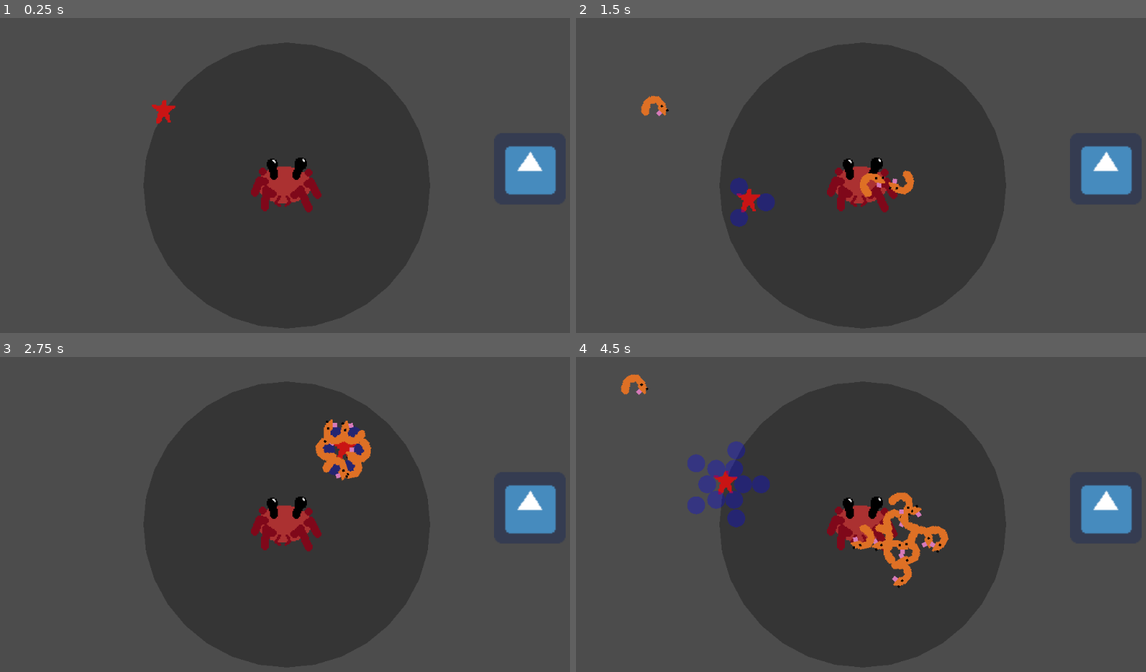
Above: before the commit, frames 1-4 (two rows, left to right).
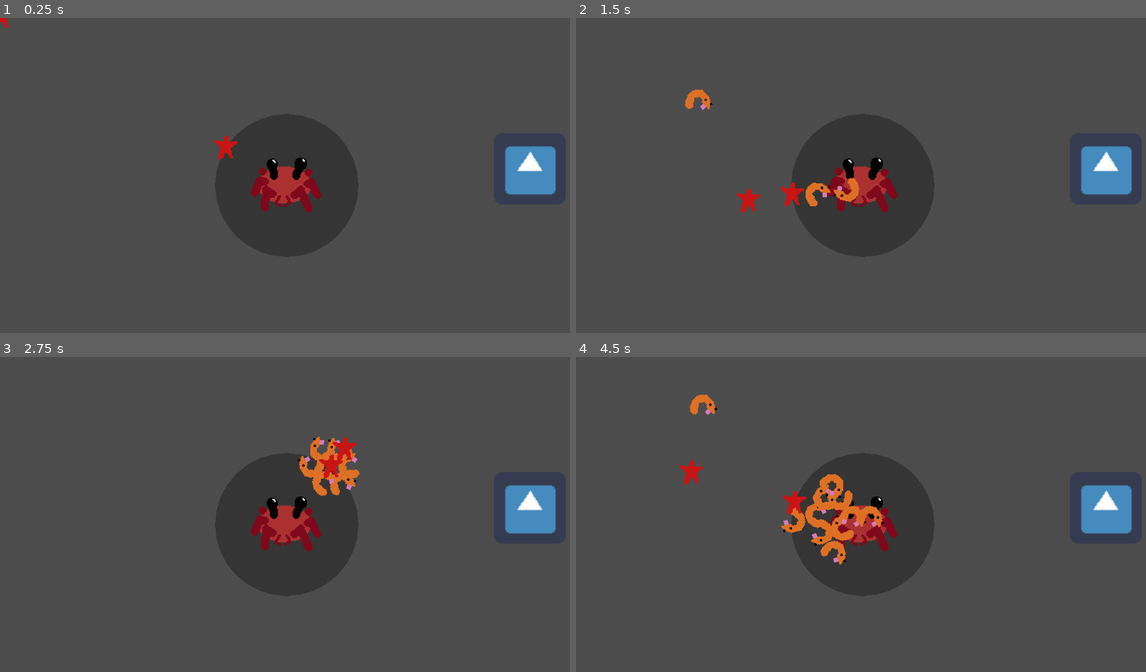
Above: after the commit, the same moments.

Repository: LightBoat9/GGJ2019
Game: Godot game, scene res://Levels/LevelTest.tscn
The game is run twice, just before and just after one commit, with the same random seed, the same clock (stepped at 60 frames per second) and the same inputs. The engine's default icon, where the game draws it, is replaced by a stand-in: a white triangle on a blue panel in a dark square.
Inputs (mouse positions are in pixels of both pictures, inside the frame that each line leads up to):
- Up to frame 1 (0.25 s): no input
- Up to frame 2 (1.5 s): tap Enter (ui_accept) at 0.5, 0.77 s; move the mouse to (986, 169) at 0.52 s; hold Right (ui_right) 0.53-1.28 s; click (986, 169) at 0.67 s; move the mouse to (747, 203) at 1.27 s; hold Down (ui_down) from 1.28 s (still down); click (747, 203) at 1.42 s
- Up to frame 3 (2.75 s): tap Enter (ui_accept) at 1.52 s; move the mouse to (342, 451) at 2.02 s; release Down (ui_down) at 2.03 s; hold Right (ui_right) from 2.03 s (still down); click (342, 451) at 2.17 s
- Up to frame 4 (4.5 s): move the mouse to (832, 590) at 2.77 s; release Right (ui_right) at 2.78 s; hold Up (ui_up) 2.78-3.53 s; click (832, 590) at 2.92 s; tap Enter (ui_accept) at 3.02, 3.77 s; move the mouse to (1037, 574) at 3.52 s; hold Left (ui_left) from 3.53 s (still down); click (1037, 574) at 3.67 s; move the mouse to (690, 473) at 4.27 s; click (690, 473) at 4.42 s

The runs differ from the first frame. In frame 1, 0.3% of the frame differs, in the area x 0-42%, y 0-45%; in frame 2, 1.7%; in frame 3, 1.6%; in frame 4, 5.6%, in the area x 7-66%, y 5-74%.

Commit message:
Extend Shrimp

Diff:
--- a/Actors/Crab/Crab.tscn
+++ b/Actors/Crab/Crab.tscn
@@ -10,7 +10,7 @@
 custom_solver_bias = 0.0
 radius = 32.0
 
-[node name="Crab" type="KinematicBody2D"]
+[node name="Crab" type="KinematicBody2D" index="0"]
 
 input_pickable = false
 collision_layer = 0
@@ -55,8 +55,11 @@
 [node name="ShrimpOrigin" type="Sprite" parent="." index="3"]
 
 position = Vector2( 43.6422, -43.6197 )
+z_index = 1
+z_as_relative = false
 texture = ExtResource( 3 )
 script = ExtResource( 4 )
+_sections_unfolded = [ "Z Index" ]
 
 [node name="RandomizerTimer" type="Timer" parent="ShrimpOrigin" index="0"]
 
--- a/Actors/Crab/Scripts/Crab.gd
+++ b/Actors/Crab/Scripts/Crab.gd
@@ -2,7 +2,7 @@
 
 onready var shrimp_origin = $ShrimpOrigin
 
-var aoi_radius = 128
+var aoi_radius = 64
 
 var movespeed = 0.75
 var maxmovespeed = 5
--- a/Actors/Crab/Scripts/ShrimpOrigin.gd
+++ b/Actors/Crab/Scripts/ShrimpOrigin.gd
@@ -24,11 +24,13 @@
 	pass
 
 func _draw():
-	pass
-	for pos in shrimp_ring_positions:
-		draw_circle(pos,shrimp_size/2,Color(0,0,1,0.3))
+	var tex = load("res://Actors/Shrimp/Sprite/tempCenter.png")
+	draw_texture(tex, get_local_mouse_position() - Vector2(tex.get_width() / 2, tex.get_height() / 2))
+	#for pos in shrimp_ring_positions:
+	#	draw_circle(pos,shrimp_size/2,Color(0,0,1,0.3))
 
 func _input(event):
+	update()
 	if event is InputEventMouseMotion:
 		update_position()
 
@@ -44,16 +46,19 @@
 
 		update_ring_positions()
 		update_shrimp_targets()
-		update()
 
 func _process(delta):
 	update_position()
+	update()
 
 func update_position():
 	# Update shrimp origin position
 	var mouse_angle = get_global_mouse_position().angle_to_point(get_parent().global_position)
 	var vmouse_angle = Vector2(cos(mouse_angle), sin(mouse_angle))
-	position = vmouse_angle * min(get_parent().aoi_radius, get_parent().global_position.distance_to(get_global_mouse_position()))
+	if rand_timer.is_stopped():
+		position = vmouse_angle * min(get_parent().aoi_radius, get_parent().global_position.distance_to(get_global_mouse_position()))
+	else:
+		global_position = get_global_mouse_position()
 	update_shrimp_targets()
 
 func _physics_process(delta):
--- a/Levels/LevelTest.tscn
+++ b/Levels/LevelTest.tscn
@@ -13,7 +13,7 @@
 [node name="Crab" parent="." index="0" instance=ExtResource( 1 )]
 
 position = Vector2( 322.895, 256.597 )
-_sections_unfolded = [ "collision" ]
+_sections_unfolded = [ "Collision", "collision" ]
 
 [node name="StaticBody2D" type="StaticBody2D" parent="." index="1"]
 
